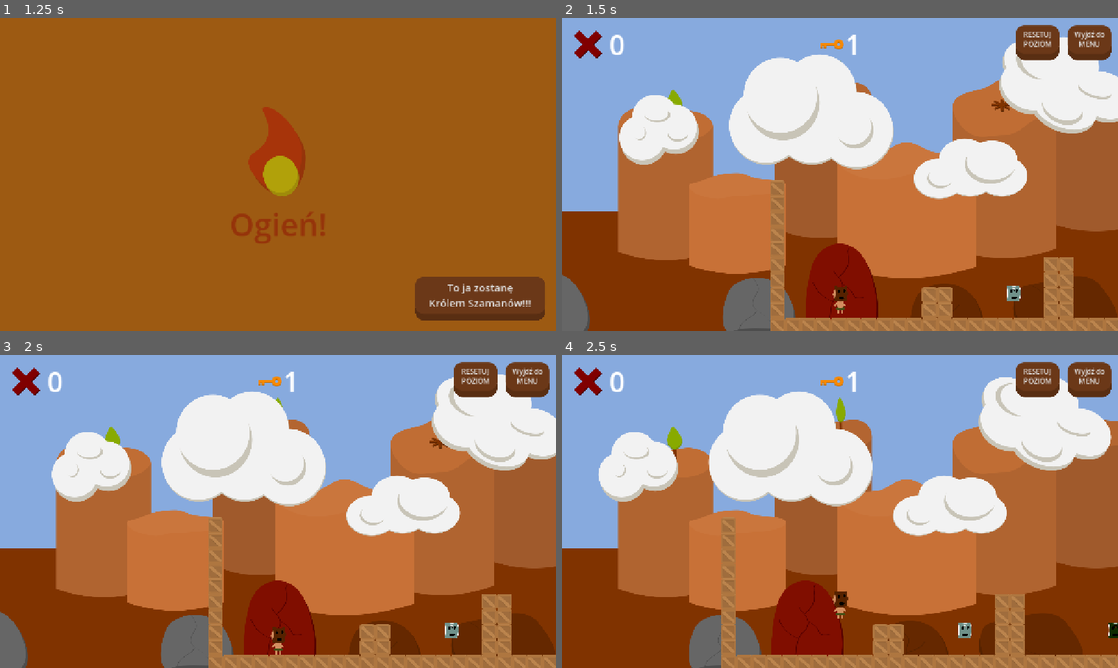
Above: before the commit, frames 1-4 (two rows, left to right).
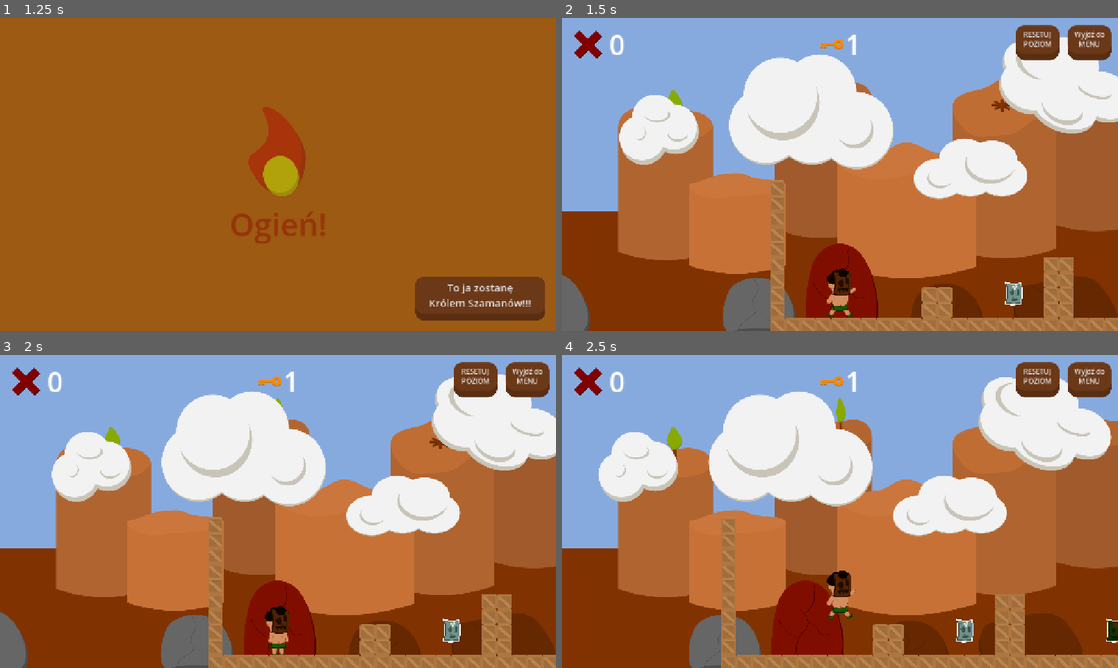
Above: after the commit, the same moments.

Repository: Nabiz/FourElements
Game: Godot game, scene res://Scenes/GUI/MainMenu.tscn
The game is run twice, just before and just after one commit, with the same random seed, the same clock (stepped at 60 frames per second) and the same inputs. The engine's default icon, where the game draws it, is replaced by a stand-in: a white triangle on a blue panel in a dark square.
Inputs:
- Up to frame 1 (1.25 s): click "Zagraj" at 0.5 s
- Up to frame 2 (1.5 s): click "To ja zostanę Królem Szamanów…" at 1.25 s
- Up to frame 3 (2 s): no input
- Up to frame 4 (2.5 s): tap Enter (ui_accept) at 2, 2.27 s; hold Right (ui_right) from 2.03 s (still down)

Frame 1 is identical in both runs. In frame 2, 0.6% of the frame differs, in the area x 47-83%, y 80-96%; in frame 3, 0.6%; in frame 4, 0.8%, in the area x 47-100%, y 68-92%.

Commit message:
add player animation and better player look

Diff:
--- a/Resources/theme.tres
+++ b/Resources/theme.tres
@@ -26,18 +26,13 @@
 corner_radius_bottom_right = 20
 corner_radius_bottom_left = 20
 
-[sub_resource type="Gradient" id="Gradient_1vh5h"]
-colors = PackedColorArray(0.615686, 0.352941, 0.0705882, 1, 0.615686, 0.352941, 0.0705882, 1)
-
-[sub_resource type="GradientTexture1D" id="GradientTexture1D_ho8mu"]
-gradient = SubResource("Gradient_1vh5h")
-
-[sub_resource type="StyleBoxTexture" id="StyleBoxTexture_luv3h"]
-texture = SubResource("GradientTexture1D_ho8mu")
+[sub_resource type="StyleBoxFlat" id="StyleBoxFlat_6hc6j"]
+bg_color = Color(0.459165, 0.301599, 0.132017, 1)
 
 [resource]
 Button/styles/disabled = SubResource("StyleBoxFlat_ho8mu")
 Button/styles/hover = SubResource("StyleBoxFlat_1vh5h")
 Button/styles/normal = SubResource("StyleBoxFlat_1vh5h")
 Button/styles/pressed = SubResource("StyleBoxFlat_luv3h")
-Panel/styles/panel = SubResource("StyleBoxTexture_luv3h")
+Panel/styles/panel = SubResource("StyleBoxFlat_6hc6j")
+PanelContainer/styles/panel = null
--- a/Scenes/FinishArea.tscn
+++ b/Scenes/FinishArea.tscn
@@ -30,7 +30,7 @@
 shader_parameter/edge_softness = 0.1
 
 [sub_resource type="RectangleShape2D" id="RectangleShape2D_fsdjd"]
-size = Vector2(64, 85)
+size = Vector2(64, 132)
 
 [node name="FinishArea" type="Area2D" node_paths=PackedStringArray("close_door", "teleport")]
 z_index = -3
@@ -41,18 +41,20 @@
 [node name="DoorTeleport" type="Sprite2D" parent="."]
 material = SubResource("ShaderMaterial_uvle3")
 position = Vector2(0, 6)
+scale = Vector2(1.5, 1.5)
 texture = ExtResource("2_f88lm")
 
 [node name="OpenDoor" type="Sprite2D" parent="."]
+scale = Vector2(1.5, 1.5)
 texture = ExtResource("3_q82gp")
 
 [node name="CloseDoor" type="Sprite2D" parent="."]
 visible = false
+scale = Vector2(1.5, 1.5)
 texture = ExtResource("4_uvle3")
 
 [node name="CollisionShape2D" type="CollisionShape2D" parent="."]
-visible = false
-position = Vector2(0, 7.5)
+position = Vector2(0, 10)
 shape = SubResource("RectangleShape2D_fsdjd")
 
 [connection signal="body_entered" from="." to="." method="_on_body_entered"]
--- a/Scenes/MaskPickup.tscn
+++ b/Scenes/MaskPickup.tscn
@@ -8,20 +8,13 @@
 [ext_resource type="AudioStream" uid="uid://tt86win0mkfr" path="res://Assets/SFX/earth.ogg" id="4_8akiv"]
 [ext_resource type="AudioStream" uid="uid://cn10lsltil7wj" path="res://Assets/SFX/air.wav" id="4_spqju"]
 [ext_resource type="Texture2D" uid="uid://dmh1gro0f25j4" path="res://Assets/Mask/air_mask.png" id="5_swy00"]
-[ext_resource type="Shader" uid="uid://t2nbmw718ejo" path="res://Resources/Shaders/Outline.gdshader" id="6_8akiv"]
 [ext_resource type="AudioStream" uid="uid://jk2eres5osan" path="res://Assets/SFX/fire.ogg" id="6_swy00"]
 
-[sub_resource type="ShaderMaterial" id="ShaderMaterial_8akiv"]
-shader = ExtResource("6_8akiv")
-shader_parameter/outline_color = Color(1, 1, 1, 1)
-shader_parameter/width = 4.0
-shader_parameter/smoothness = 0.5
-shader_parameter/animated = false
-
-[sub_resource type="CircleShape2D" id="CircleShape2D_oqyrf"]
-radius = 16.0
+[sub_resource type="RectangleShape2D" id="RectangleShape2D_spqju"]
+size = Vector2(64, 80)
 
 [node name="MaskPickup" type="Area2D" node_paths=PackedStringArray("collision", "audio_player", "sprties", "fire_sprite", "water_sprite", "earth_sprite", "air_sprite")]
+scale = Vector2(0.6, 0.6)
 script = ExtResource("1_oqyrf")
 collision = NodePath("CollisionShape2D")
 audio_player = NodePath("AudioStreamPlayer")
@@ -35,34 +28,36 @@
 earth_sound = ExtResource("4_8akiv")
 air_sound = ExtResource("4_spqju")
 
+[node name="Outline" type="Sprite2D" parent="."]
+unique_name_in_owner = true
+self_modulate = Color(100, 100, 100, 1)
+scale = Vector2(0.28, 0.28)
+texture = ExtResource("5_swy00")
+
 [node name="Sprites" type="Node2D" parent="."]
 
 [node name="FireSprite" type="Sprite2D" parent="Sprites"]
 visible = false
-material = SubResource("ShaderMaterial_8akiv")
 scale = Vector2(0.25, 0.25)
 texture = ExtResource("2_oqyrf")
 
 [node name="WaterSprite" type="Sprite2D" parent="Sprites"]
 visible = false
-material = SubResource("ShaderMaterial_8akiv")
 scale = Vector2(0.25, 0.25)
 texture = ExtResource("3_gdd82")
 
 [node name="EarthSprite" type="Sprite2D" parent="Sprites"]
 visible = false
-material = SubResource("ShaderMaterial_8akiv")
 scale = Vector2(0.25, 0.25)
 texture = ExtResource("4_2dg8h")
 
 [node name="AirSprite" type="Sprite2D" parent="Sprites"]
 visible = false
-material = SubResource("ShaderMaterial_8akiv")
 scale = Vector2(0.25, 0.25)
 texture = ExtResource("5_swy00")
 
 [node name="CollisionShape2D" type="CollisionShape2D" parent="."]
-shape = SubResource("CircleShape2D_oqyrf")
+shape = SubResource("RectangleShape2D_spqju")
 
 [node name="AudioStreamPlayer" type="AudioStreamPlayer" parent="."]
 stream = ExtResource("6_swy00")
--- a/Scenes/Player.tscn
+++ b/Scenes/Player.tscn
@@ -12,44 +12,101 @@
 radius = 16.0
 height = 64.0
 
-[node name="Player" type="CharacterBody2D" node_paths=PackedStringArray("marker_point", "sprites", "blank_sprite", "fire_sprite", "water_sprite", "earth_sprite", "air_sprite")]
+[sub_resource type="Animation" id="Animation_52ee3"]
+resource_name = "idle"
+loop_mode = 1
+tracks/0/type = "value"
+tracks/0/imported = false
+tracks/0/enabled = true
+tracks/0/path = NodePath("Sprites/BlankSprite:frame")
+tracks/0/interp = 1
+tracks/0/loop_wrap = true
+tracks/0/keys = {
+"times": PackedFloat32Array(0, 0.5),
+"transitions": PackedFloat32Array(1, 1),
+"update": 1,
+"values": [0, 1]
+}
+
+[sub_resource type="Animation" id="Animation_bhhdu"]
+resource_name = "run"
+length = 0.5
+loop_mode = 1
+tracks/0/type = "value"
+tracks/0/imported = false
+tracks/0/enabled = true
+tracks/0/path = NodePath("Sprites/BlankSprite:frame")
+tracks/0/interp = 1
+tracks/0/loop_wrap = true
+tracks/0/keys = {
+"times": PackedFloat32Array(0, 0.25),
+"transitions": PackedFloat32Array(1, 1),
+"update": 1,
+"values": [3, 4]
+}
+
+[sub_resource type="Animation" id="Animation_megsn"]
+resource_name = "jump"
+tracks/0/type = "value"
+tracks/0/imported = false
+tracks/0/enabled = true
+tracks/0/path = NodePath("Sprites/BlankSprite:frame")
+tracks/0/interp = 1
+tracks/0/loop_wrap = true
+tracks/0/keys = {
+"times": PackedFloat32Array(0),
+"transitions": PackedFloat32Array(1),
+"update": 1,
+"values": [2]
+}
+
+[sub_resource type="Animation" id="Animation_yoq75"]
+length = 0.001
+tracks/0/type = "value"
+tracks/0/imported = false
+tracks/0/enabled = true
+tracks/0/path = NodePath("Sprites/BlankSprite:frame")
+tracks/0/interp = 1
+tracks/0/loop_wrap = true
+tracks/0/keys = {
+"times": PackedFloat32Array(0),
+"transitions": PackedFloat32Array(1),
+"update": 1,
+"values": [0]
+}
+
+[sub_resource type="AnimationLibrary" id="AnimationLibrary_ksbbd"]
+_data = {
+&"RESET": SubResource("Animation_yoq75"),
+&"idle": SubResource("Animation_52ee3"),
+&"jump": SubResource("Animation_megsn"),
+&"run": SubResource("Animation_bhhdu")
+}
+
+[node name="Player" type="CharacterBody2D" node_paths=PackedStringArray("marker_point", "sprites", "animation", "blank_sprite")]
 z_index = -2
 script = ExtResource("1_kyqiw")
 marker_point = NodePath("Marker2D")
 sprites = NodePath("Sprites")
+animation = NodePath("AnimationPlayer")
 blank_sprite = NodePath("Sprites/BlankSprite")
-fire_sprite = NodePath("Sprites/FireSprite")
-water_sprite = NodePath("Sprites/WaterSprite")
-earth_sprite = NodePath("Sprites/EarthSprite")
-air_sprite = NodePath("Sprites/AirSprite")
+blank_sprite_texture = ExtResource("2_kyqiw")
+fire_sprite = ExtResource("3_gntrk")
+water_sprite = ExtResource("4_nn08x")
+earth_sprite = ExtResource("5_52ee3")
+air_sprite = ExtResource("6_bhhdu")
 
 [node name="Sprites" type="Node2D" parent="."]
+position = Vector2(0, -13)
 
 [node name="BlankSprite" type="Sprite2D" parent="Sprites"]
-scale = Vector2(0.25, 0.25)
+scale = Vector2(0.35, 0.35)
 texture = ExtResource("2_kyqiw")
-
-[node name="FireSprite" type="Sprite2D" parent="Sprites"]
-visible = false
-scale = Vector2(0.25, 0.25)
-texture = ExtResource("3_gntrk")
-
-[node name="WaterSprite" type="Sprite2D" parent="Sprites"]
-visible = false
-scale = Vector2(0.25, 0.25)
-texture = ExtResource("4_nn08x")
-
-[node name="EarthSprite" type="Sprite2D" parent="Sprites"]
-visible = false
-scale = Vector2(0.25, 0.25)
-texture = ExtResource("5_52ee3")
-
-[node name="AirSprite" type="Sprite2D" parent="Sprites"]
-visible = false
-scale = Vector2(0.25, 0.25)
-texture = ExtResource("6_bhhdu")
+hframes = 3
+vframes = 2
 
 [node name="CollisionShape2D" type="CollisionShape2D" parent="."]
+position = Vector2(0, 8)
 shape = SubResource("CapsuleShape2D_dewec")
 
 [node name="Marker2D" type="Marker2D" parent="."]
@@ -59,3 +116,8 @@
 limit_bottom = 720
 
 [node name="GUI" parent="." instance=ExtResource("7_52ee3")]
+
+[node name="AnimationPlayer" type="AnimationPlayer" parent="."]
+libraries = {
+&"": SubResource("AnimationLibrary_ksbbd")
+}
--- a/Scripts/Managers/SoundManager.gd
+++ b/Scripts/Managers/SoundManager.gd
@@ -22,7 +22,15 @@
 @export var outro_sound: AudioStream
 
 func play_sound(sound: AudioStream):
-	pass
+	if !sfx_audio1.playing:
+		sfx_audio1.stream = sound
+		sfx_audio1.play()
+	if !sfx_audio2.playing:
+		sfx_audio2.stream = sound
+		sfx_audio2.play()
+	if sfx_audio3.playing:
+		sfx_audio3.stream = sound
+		sfx_audio3.play()
 
 func play_music(music):
 	music_audio.stop()
--- a/Scripts/MaskPickup.gd
+++ b/Scripts/MaskPickup.gd
@@ -47,9 +47,11 @@
 		disable_mask()
 
 func enable_mask():
+	%Outline.show()
 	collision.set_deferred("disabled", false)
 	sprties.modulate = Color(1,1,1,1)
 
 func disable_mask():
+	%Outline.hide()
 	collision.set_deferred("disabled", true)
 	sprties.modulate = Color(1,1,1,0.2)
--- a/Scripts/Player.gd
+++ b/Scripts/Player.gd
@@ -9,13 +9,15 @@
 
 @export var marker_point: Marker2D
 @export var sprites: Node
+@export var animation: AnimationPlayer
 
 @export_category("ElementSprites")
 @export var blank_sprite: Sprite2D
-@export var fire_sprite: Sprite2D
-@export var water_sprite: Sprite2D
-@export var earth_sprite: Sprite2D
-@export var air_sprite: Sprite2D
+@export var blank_sprite_texture: Texture
+@export var fire_sprite: Texture
+@export var water_sprite: Texture
+@export var earth_sprite: Texture
+@export var air_sprite: Texture
 
 var fire_bullet_scene: PackedScene = preload("res://Scenes/FireBullet.tscn")
 var earth_block_scene: PackedScene = preload("res://Scenes/EarthBlock.tscn")
@@ -28,6 +30,7 @@
 	if Input.is_action_just_pressed("ui_fire"):
 		spawn_fire_bullet()
 		spawn_earth_block()
+	play_animation()
 
 func _physics_process(delta: float) -> void:
 	if Input.is_action_just_pressed("ui_select"):
@@ -47,26 +50,29 @@
 		velocity.x = move_toward(velocity.x, 0, SPEED)
 	move_and_slide()
 
+func play_animation():
+	if !is_on_floor():
+		animation.play("jump")
+	elif abs(velocity.x) > 0.1:
+		animation.play("run")
+	else:
+		animation.play("idle")
+
 func change_element(element: MaskManager.Element) -> void:
 	change_sprite(element)
 
 func change_sprite(element: MaskManager.Element):
-	blank_sprite.hide()
-	fire_sprite.hide()
-	water_sprite.hide()
-	earth_sprite.hide()
-	air_sprite.hide()
 	match element:
 		MaskManager.Element.BLANK:
-			blank_sprite.show()
+			blank_sprite.texture = blank_sprite_texture
 		MaskManager.Element.FIRE:
-			fire_sprite.show()
+			blank_sprite.texture = fire_sprite
 		MaskManager.Element.WATER:
-			water_sprite.show()
+			blank_sprite.texture = water_sprite
 		MaskManager.Element.EARTH:
-			earth_sprite.show()
+			blank_sprite.texture = earth_sprite
 		MaskManager.Element.AIR:
-			air_sprite.show()
+			blank_sprite.texture = air_sprite
 		_:
 			blank_sprite.show()
 
Binary file changed: Assets/Mask/air_mask.png
Binary file changed: Assets/Mask/earth_mask.png
Binary file changed: Assets/Mask/fire_mask.png
Binary file changed: Assets/Mask/water_mask.png
Binary file changed: Assets/Player/player_air.png
Binary file changed: Assets/Player/player_blank.png
Binary file changed: Assets/Player/player_earth.png
Binary file changed: Assets/Player/player_fire.png
Binary file changed: Assets/Player/player_water.png
Not shown: 1 places in Resources/theme.tres that only renumber resources
Not shown: 1 places in Scenes/MaskPickup.tscn that only renumber resources
Not shown: 1 places in Scenes/Player.tscn that only renumber resources
